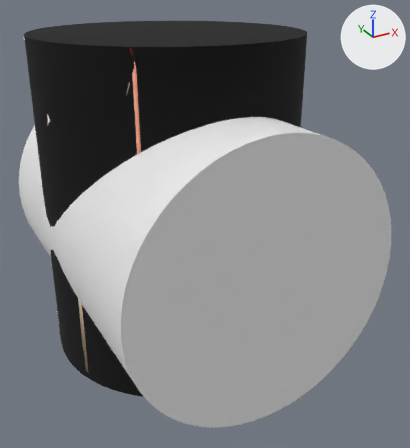
A saved change to the glTF model python-helpers/artifacts/renders/gltf/16491373.glb.
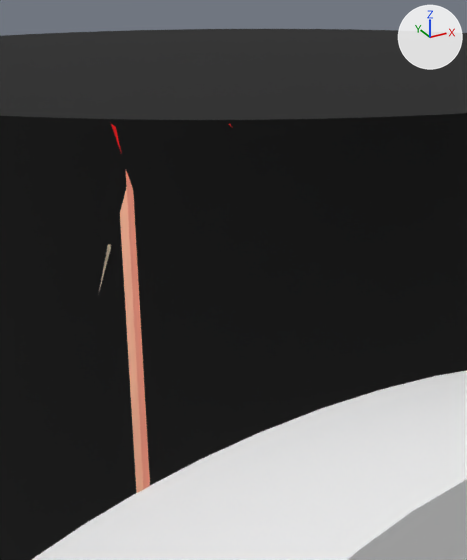
The first picture shows the older version from a 50 mm lens placed at (-1.84, -3.93, 1.81), pointed at (0.13, -0.34, 0.02). The close-ups show the older and then the newer version on the part from 24% to 57% of the width and 3% to 39% of the height of that picture. Only the edits that show in the close-ups are written down. Every picture has the same lights, and +X, +Y and +Z are marked at upper right. Where no turn or scale is listed for an object, it has been applied to the vertices.
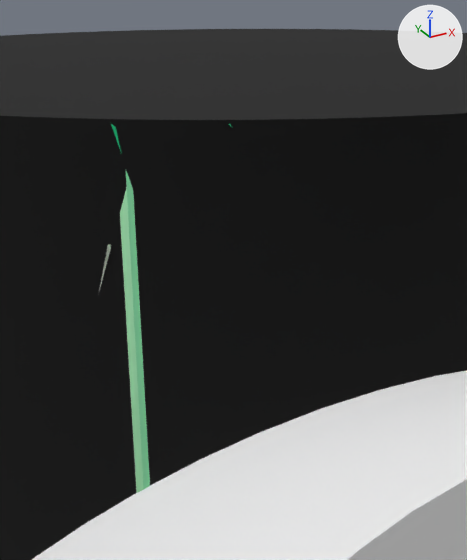
Boxes [x1, y1, x2, y2] around the edits, measured in the close-ups (467 x 560 px):
```json
{"object": "mesh30", "change": "recoloured", "before": [120, 187, 144, 493], "after": [120, 187, 144, 493], "on screen": "beige to green"}
{"object": "mesh35", "change": "recoloured", "before": [126, 171, 150, 489], "after": [126, 171, 150, 489]}
```

The change, as JSON lines over the scene's bpy script:
```json
{"op": "set", "path": "mat_material_30.base_color", "old": "(0.957, 0.463, 0.31)", "new": "(0.337, 0.71, 0.404)", "note": "beige #fab597 -> green #9ddbaa"}
{"op": "set", "path": "mat_material_35.base_color", "old": "(0.898, 0.314, 0.22)", "new": "(0.208, 0.62, 0.325)", "note": "beige #f39881 -> green #7ece9a"}
```
